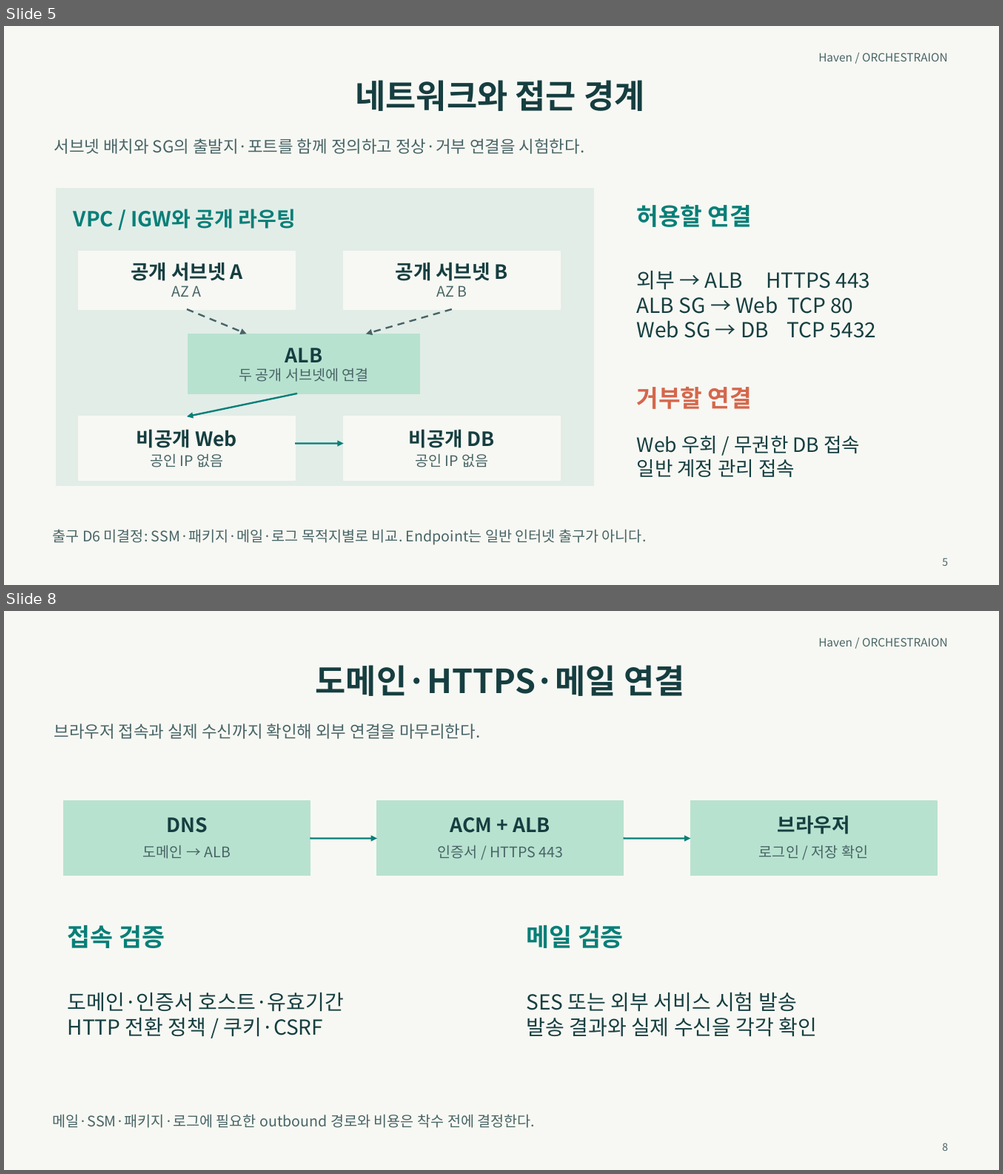
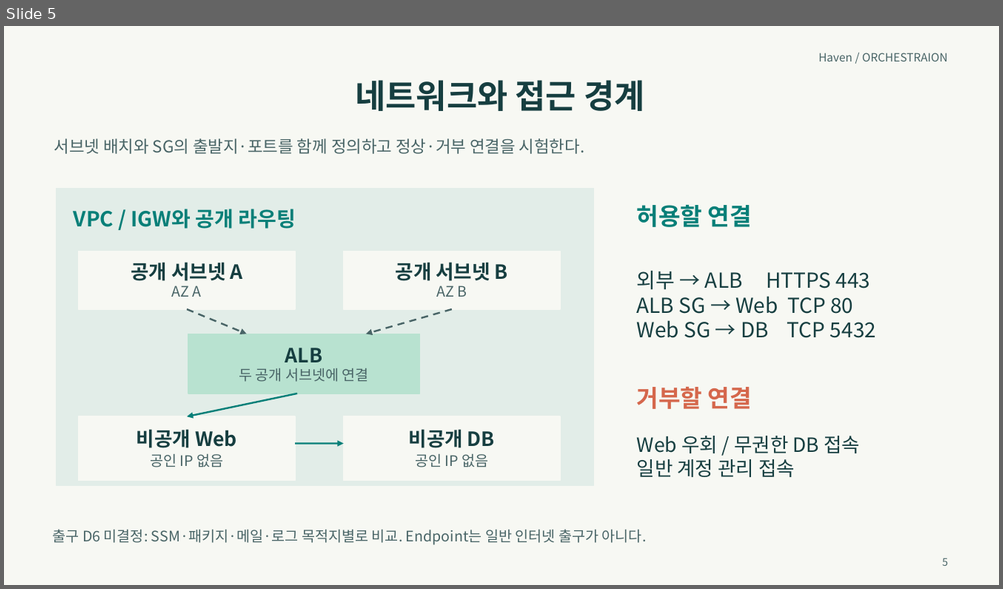
Before and after one commit to MinsooAhn02/Haven, a slide deck: docs/발표/Haven_통합계획_기반_프로젝트계획서_초안.pptx. Shown one above the other, each under a label of ours: slides 5 and 8 before the commit, slide 5 after it; the slides between them are not shown. The pictures are 1003x1174 and 1003x589 pixels, drawn with LibreOffice and Linux fonts; fonts in the diff are those of the drawing. Boxes give left, top, right and bottom in pixels: in the first picture for what was removed or moved away, otherwise in the second. Text is boxed around its words. In the diff, an @@ line names an element or a change of style, - is before the commit and + after.

```diff
--- a/docs/발표/Haven_통합계획_기반_프로젝트계획서_초안.pptx
+++ b/docs/발표/Haven_통합계획_기반_프로젝트계획서_초안.pptx
@@ slide 8 removed at bbox=[4, 611, 999, 1170], background #F7F8F3; not listed: 1 template element that a slide beside it also shows @@
@@ title removed at bbox=[316, 665, 684, 696] @@
-도메인·HTTPS·메일 연결
@@ text removed at bbox=[54, 723, 480, 739] @@
-브라우저 접속과 실제 수신까지 확인해 외부 연결을 마무리한다.
@@ rectangle removed at bbox=[64, 801, 310, 876] @@
@@ rectangle removed at bbox=[377, 801, 623, 876] @@
@@ rectangle removed at bbox=[691, 801, 936, 876] @@
@@ text removed at bbox=[166, 817, 207, 833] @@
-DNS
@@ text removed at bbox=[450, 817, 549, 833] @@
-ACM + ALB
@@ text removed at bbox=[777, 815, 850, 834] @@
-브라우저
@@ text removed at bbox=[143, 846, 230, 859] @@
-도메인 → ALB
@@ arrow removed from (310, 839) to (377, 839) @@
@@ text removed at bbox=[438, 846, 563, 859] @@
-인증서 / HTTPS 443
@@ arrow removed from (623, 839) to (691, 839) @@
@@ text removed at bbox=[759, 845, 868, 859] @@
-로그인 / 저장 확인
@@ text removed at bbox=[68, 925, 165, 948] @@
-접속 검증
@@ text removed at bbox=[526, 925, 623, 948] @@
-메일 검증
@@ text removed at bbox=[68, 993, 344, 1037] @@
-도메인·인증서 호스트·유효기간
-HTTP 전환 정책 / 쿠키·CSRF
@@ text removed at bbox=[526, 992, 817, 1037] @@
-SES 또는 외부 서비스 시험 발송
-발송 결과와 실제 수신을 각각 확인
@@ text removed at bbox=[52, 1114, 535, 1128] @@
-메일·SSM·패키지·로그에 필요한 outbound 경로와 비용은 착수 전에 결정한다.
@@ text removed at bbox=[942, 1143, 948, 1151] @@
-8
```
Also in this commit, not shown: 11 slides changed, 1 slide added, 7 other files.
